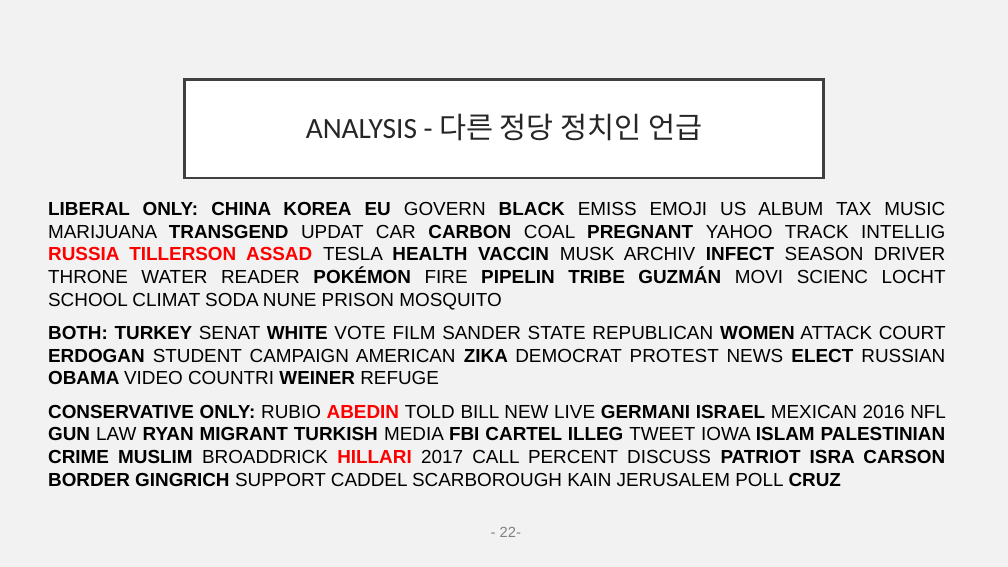
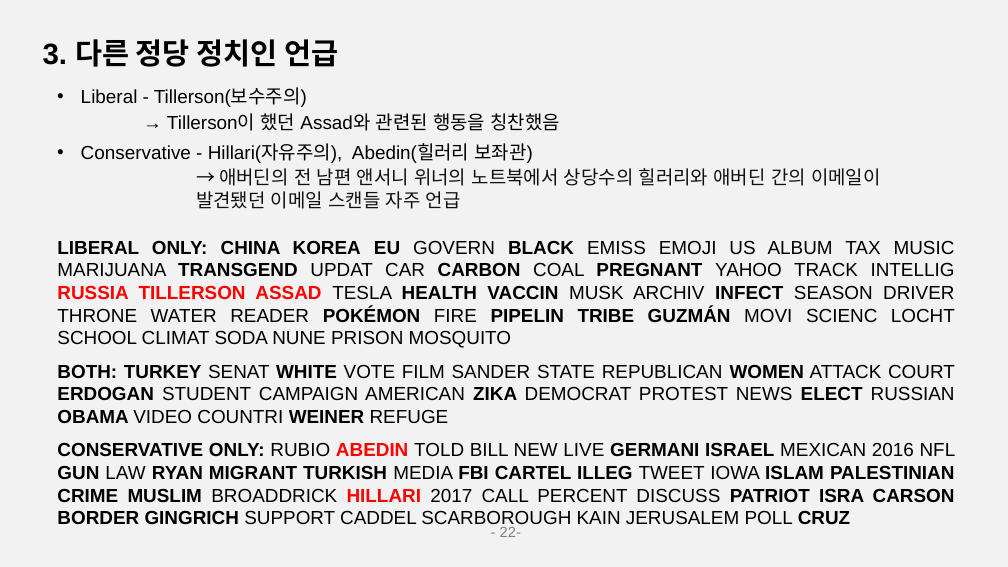
Before and after one commit to EJLEE5826/American_News_Topic_Modeling-using_LDA, a slide deck: slide 24 of final_pptNLP.pptx (slide 23 before the commit). Drawn at 1008x567 pixels with LibreOffice and Linux fonts; fonts in the diff are those of the drawing. Boxes give left, top, right and bottom in pixels: in the first picture for what was removed or moved away, otherwise in the second. Text is boxed around its words. In the diff, an @@ line names an element or a change of style, - is before the commit and + after.

```diff
--- a/final_pptNLP.pptx
+++ b/final_pptNLP.pptx
@@ text "3. 다른 정당 정치인 언급": place and size @@
-text "3. 다른 정당 정치인 언급" at (185, 79, 823, 178)
+text "3. 다른 정당 정치인 언급" at (43, 39, 338, 67)
@@ text "3. 다른 정당 정치인 언급" at (43, 39, 338, 67): vertical alignment middle to top; fill #FFFFFF to none; outline #404040 2.5 pt to none @@
@@ text at (43, 39, 338, 67): text changed; font Calibri to Arial; text colour #262626 to #000000; bold on @@
-ANALYSIS - 다른 정당 정치인 언급
+3. 다른 정당 정치인 언급
@@ text added at (81, 89, 307, 107), 18 pt, text #000000 @@
+• Liberal - Tillerson(보수주의)
@@ text added at (167, 113, 561, 131), 18 pt, text #000000 @@
+→ Tillerson이 했던 Assad와 관련된 행동을 칭찬했음
@@ text added at (81, 143, 533, 163), 18 pt, text #000000 @@
+• Conservative - Hillari(자유주의), Abedin(힐러리 보좌관)
@@ text added at (196, 168, 881, 209), 18 pt, text #111111 @@
+→ 애버딘의 전 남편 앤서니 위너의 노트북에서 상당수의 힐러리와 애버딘 간의 이메일이 발견됐던 이메일 스캔들 자주 언급
@@ text "LIBERAL ONLY: CHINA KOREA EU ...": place and size @@
-text "LIBERAL ONLY: CHINA KOREA EU ..." at (48, 201, 946, 464)
+text "LIBERAL ONLY: CHINA KOREA EU ..." at (57, 240, 956, 503)
```
Also in this commit, not shown: 17 other slides changed, 1 slide added, 1 other file.
